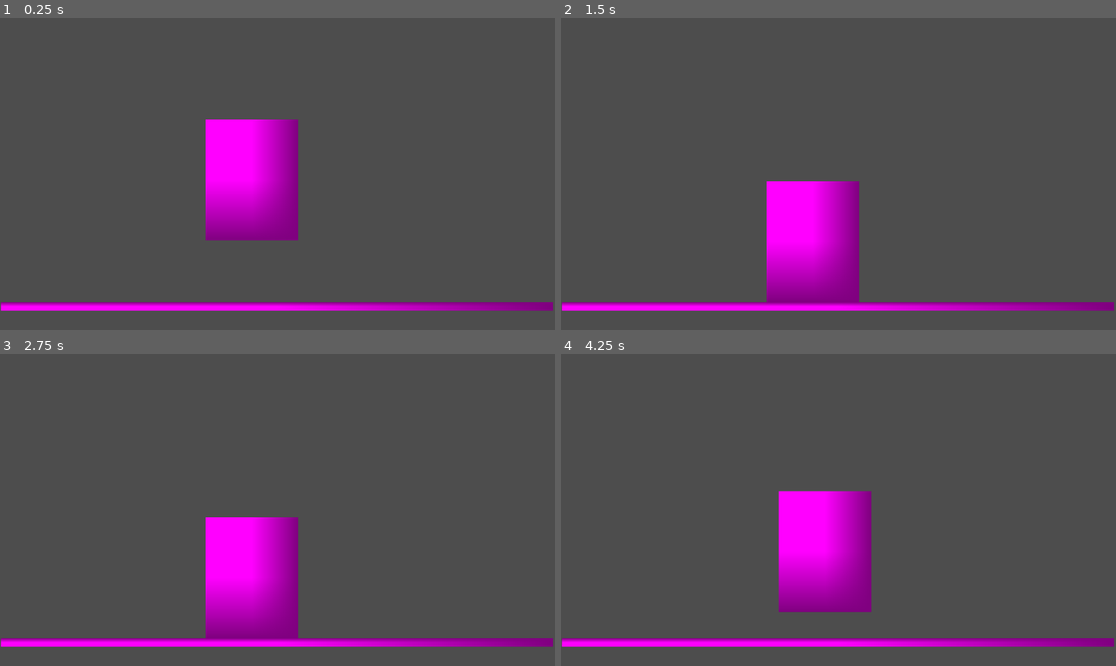
Above: before the commit, frames 1-4 (two rows, left to right).
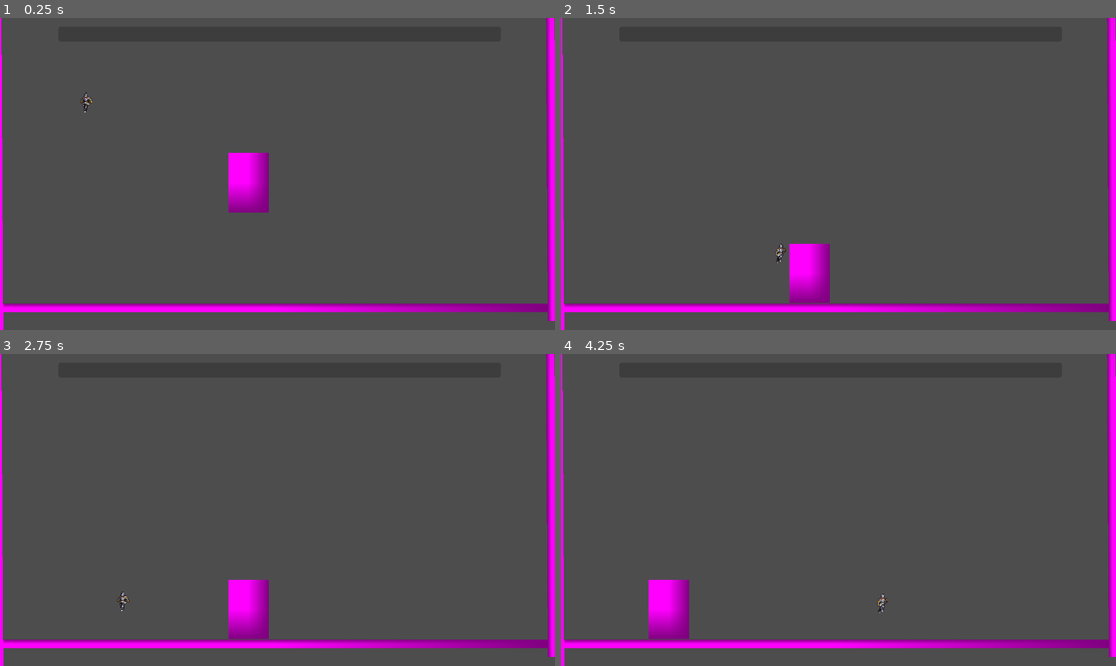
Above: after the commit, the same moments.

Repository: AnirvinyaKolli/SlimeSlayer-gamejam
Game: Godot game, scene res://testing/test_scene.tscn
The game is run twice, just before and just after one commit, with the same random seed, the same clock (stepped at 60 frames per second) and the same inputs.
Inputs:
- Up to frame 1 (0.25 s): no input
- Up to frame 2 (1.5 s): hold D (RIGHT, bound only after the commit) from 0.53 s (still down); tap W (JUMP, bound only after the commit) at 0.6, 0.77, 1.07, 1.35 s
- Up to frame 3 (2.75 s): tap W (JUMP, bound only after the commit) at 1.52, 1.82, 2.1 s; tap Enter at 2 s; release D (RIGHT, bound only after the commit) at 2.03 s; hold A (LEFT, bound only after the commit) from 2.03 s (still down)
- Up to frame 4 (4.25 s): release A (LEFT, bound only after the commit) at 2.78 s; hold D (RIGHT, bound only after the commit) from 2.78 s (still down); tap W (JUMP, bound only after the commit) at 2.85, 3.02, 3.32, 3.6, 3.77, 4.07 s; tap ' (DEBUG) at 4.15 s

The runs differ from the first frame. In frame 1, 9.6% of the frame differs, in the area x 0-100%, y 0-100%; in frame 2, 9.5%; in frame 3, 9.6%; in frame 4, 12%.

Commit message:
base player

Diff:
--- a/slimeslayer/boss_fight_section/boss/abusive_father.tscn
+++ b/slimeslayer/boss_fight_section/boss/abusive_father.tscn
@@ -1,21 +1,51 @@
-[gd_scene load_steps=4 format=3 uid="uid://2f5e016s35bm"]
+[gd_scene load_steps=6 format=3 uid="uid://2f5e016s35bm"]
 
 [ext_resource type="Script" uid="uid://6m02tohl0d2a" path="res://boss_fight_section/boss/boss_controller.gd" id="1_lcskn"]
 
 [sub_resource type="PlaceholderTexture2D" id="PlaceholderTexture2D_ipmmq"]
 
 [sub_resource type="RectangleShape2D" id="RectangleShape2D_lcskn"]
-size = Vector2(109.092, 170.576)
+size = Vector2(47.6562, 84.6006)
+
+[sub_resource type="RectangleShape2D" id="RectangleShape2D_oh0os"]
+size = Vector2(83, 11)
+
+[sub_resource type="RectangleShape2D" id="RectangleShape2D_24g1y"]
+size = Vector2(84, 100.5)
 
 [node name="abusive_father" type="CharacterBody2D"]
 script = ExtResource("1_lcskn")
 
 [node name="Sprite2D" type="Sprite2D" parent="."]
-position = Vector2(9.53674e-07, -2.5)
-scale = Vector2(191.581, 251.524)
+scale = Vector2(84, 123.5)
 texture = SubResource("PlaceholderTexture2D_ipmmq")
 
 [node name="CollisionShape2D" type="CollisionShape2D" parent="."]
-position = Vector2(-0.999996, -2)
 scale = Vector2(1.74164, 1.45389)
 shape = SubResource("RectangleShape2D_lcskn")
+
+[node name="hit_box" type="Area2D" parent="."]
+
+[node name="CollisionShape2D" type="CollisionShape2D" parent="hit_box"]
+position = Vector2(-0.5, 55.5)
+shape = SubResource("RectangleShape2D_oh0os")
+debug_color = Color(0.976573, 0, 0.410822, 0.42)
+
+[node name="hurt_box" type="Area2D" parent="."]
+
+[node name="CollisionShape2D" type="CollisionShape2D" parent="hurt_box"]
+position = Vector2(0, -2)
+shape = SubResource("RectangleShape2D_24g1y")
+debug_color = Color(0.298342, 0.628581, 0, 0.42)
+
+[node name="hop_timer" type="Timer" parent="."]
+wait_time = 3.0
+autostart = true
+
+[node name="wall_check_r" type="RayCast2D" parent="."]
+target_position = Vector2(102, 0)
+
+[node name="wall_check_l" type="RayCast2D" parent="."]
+target_position = Vector2(102, 0)
+
+[connection signal="timeout" from="hop_timer" to="." method="_on_hop_timer_timeout"]
--- /dev/null
+++ b/slimeslayer/boss_fight_section/boss/boss_bar.tscn
@@ -0,0 +1,13 @@
+[gd_scene format=3 uid="uid://c8131u7l80stk"]
+
+[node name="bossbar" type="ProgressBar"]
+anchors_preset = 15
+anchor_right = 1.0
+anchor_bottom = 1.0
+offset_left = 121.0
+offset_top = 21.0
+offset_right = -111.0
+offset_bottom = -599.0
+grow_horizontal = 2
+grow_vertical = 2
+show_percentage = false
--- a/slimeslayer/boss_fight_section/boss/boss_controller.gd
+++ b/slimeslayer/boss_fight_section/boss/boss_controller.gd
@@ -1,16 +1,33 @@
 extends CharacterBody2D
 
+@onready var hop_timer: Timer = $hop_timer
+@onready var wall_check_r: RayCast2D = $wall_check_r
+@onready var wall_check_l: RayCast2D = $wall_check_l
+
+var boss_bar = load("res://boss_fight_section/boss/boss_bar.tscn")
+
 const GRAVITY = 1500
-
 const HOP_HEIGHT = -700
 const HOP_DISTANCE = 500
 
+var player_dir = -1
+
 func _ready() -> void:
-	pass
+	wall_check_l.target_position = Vector2.LEFT * HOP_DISTANCE
+	wall_check_r.target_position = Vector2.RIGHT * HOP_DISTANCE
+
+	await get_tree().process_frame
+	add_boss_bar()
+
+func add_boss_bar():
+	if GameManager.ui_screen:
+		GameManager.ui_screen.add_child(boss_bar.instantiate())
+
 
 func _physics_process(delta: float) -> void:
 	if Input.is_action_just_pressed("DEBUG"):
-		hop(get_direction())
+		pass
+
 
 	apply_gravity(delta)
 	apply_friction()
@@ -30,4 +47,20 @@
 		velocity.x = move_toward(velocity.x,0,200)
 
 func get_direction():
-	return [-1, 1].pick_random()
+
+	if wall_check_l.is_colliding():
+		return 1
+	if wall_check_r.is_colliding():
+		return -1
+
+	var weighted_list = []
+	for i in range(2):
+		weighted_list.append(player_dir)
+	for i in range(1):
+		weighted_list.append(-1*player_dir)
+	return weighted_list.pick_random()
+
+
+func _on_hop_timer_timeout() -> void:
+	if is_on_floor():
+		hop(get_direction())
--- /dev/null
+++ b/slimeslayer/globals/GameManager.gd
@@ -0,0 +1,6 @@
+extends Node
+
+var ui_screen
+
+func define_ui_screen(scene_instance):
+	ui_screen = scene_instance
--- /dev/null
+++ b/slimeslayer/globals/PlayerVars.gd
@@ -0,0 +1,6 @@
+extends Node
+const MAX_HEALTH = 200
+var current_player_health = MAX_HEALTH
+
+func take_damage(dmg):
+	current_player_health -= dmg
--- /dev/null
+++ b/slimeslayer/player/player.tscn
@@ -0,0 +1,234 @@
+[gd_scene load_steps=34 format=3 uid="uid://1m6lhadktmsw"]
+
+[ext_resource type="Script" uid="uid://dtbnplmwvna30" path="res://player/player_controller.gd" id="1_oul6g"]
+[ext_resource type="Texture2D" uid="uid://b2t3ym5j5mr0q" path="res://player/assets/_Fall.png" id="2_qjkh3"]
+[ext_resource type="Texture2D" uid="uid://cirop4lodk8et" path="res://player/assets/_Idle.png" id="3_g6k8r"]
+[ext_resource type="Texture2D" uid="uid://bqxno6xl10ata" path="res://player/assets/_Jump.png" id="4_boad6"]
+[ext_resource type="Texture2D" uid="uid://cijso6wlarbqk" path="res://player/assets/_Run.png" id="5_rgyib"]
+
+[sub_resource type="AtlasTexture" id="AtlasTexture_hg6s5"]
+atlas = ExtResource("2_qjkh3")
+region = Rect2(0, 0, 120, 80)
+
+[sub_resource type="AtlasTexture" id="AtlasTexture_8t03j"]
+atlas = ExtResource("2_qjkh3")
+region = Rect2(120, 0, 120, 80)
+
+[sub_resource type="AtlasTexture" id="AtlasTexture_2ieo8"]
+atlas = ExtResource("2_qjkh3")
+region = Rect2(240, 0, 120, 80)
+
+[sub_resource type="AtlasTexture" id="AtlasTexture_ebec5"]
+atlas = ExtResource("3_g6k8r")
+region = Rect2(0, 0, 120, 80)
+
+[sub_resource type="AtlasTexture" id="AtlasTexture_yllr7"]
+atlas = ExtResource("3_g6k8r")
+region = Rect2(120, 0, 120, 80)
+
+[sub_resource type="AtlasTexture" id="AtlasTexture_kb6p2"]
+atlas = ExtResource("3_g6k8r")
+region = Rect2(240, 0, 120, 80)
+
+[sub_resource type="AtlasTexture" id="AtlasTexture_wodsf"]
+atlas = ExtResource("3_g6k8r")
+region = Rect2(360, 0, 120, 80)
+
+[sub_resource type="AtlasTexture" id="AtlasTexture_32hag"]
+atlas = ExtResource("3_g6k8r")
+region = Rect2(480, 0, 120, 80)
+
+[sub_resource type="AtlasTexture" id="AtlasTexture_tqiix"]
+atlas = ExtResource("3_g6k8r")
+region = Rect2(600, 0, 120, 80)
+
+[sub_resource type="AtlasTexture" id="AtlasTexture_e7oew"]
+atlas = ExtResource("3_g6k8r")
+region = Rect2(720, 0, 120, 80)
+
+[sub_resource type="AtlasTexture" id="AtlasTexture_c35mf"]
+atlas = ExtResource("3_g6k8r")
+region = Rect2(840, 0, 120, 80)
+
+[sub_resource type="AtlasTexture" id="AtlasTexture_65viv"]
+atlas = ExtResource("3_g6k8r")
+region = Rect2(960, 0, 120, 80)
+
+[sub_resource type="AtlasTexture" id="AtlasTexture_x7c3f"]
+atlas = ExtResource("3_g6k8r")
+region = Rect2(1080, 0, 120, 80)
+
+[sub_resource type="AtlasTexture" id="AtlasTexture_bjvpn"]
+atlas = ExtResource("4_boad6")
+region = Rect2(0, 0, 120, 80)
+
+[sub_resource type="AtlasTexture" id="AtlasTexture_s7qer"]
+atlas = ExtResource("4_boad6")
+region = Rect2(120, 0, 120, 80)
+
+[sub_resource type="AtlasTexture" id="AtlasTexture_g4c7l"]
+atlas = ExtResource("4_boad6")
+region = Rect2(240, 0, 120, 80)
+
+[sub_resource type="AtlasTexture" id="AtlasTexture_knn7v"]
+atlas = ExtResource("5_rgyib")
+region = Rect2(0, 0, 120, 80)
+
+[sub_resource type="AtlasTexture" id="AtlasTexture_7pqkx"]
+atlas = ExtResource("5_rgyib")
+region = Rect2(120, 0, 120, 80)
+
+[sub_resource type="AtlasTexture" id="AtlasTexture_uw77l"]
+atlas = ExtResource("5_rgyib")
+region = Rect2(240, 0, 120, 80)
+
+[sub_resource type="AtlasTexture" id="AtlasTexture_rptt4"]
+atlas = ExtResource("5_rgyib")
+region = Rect2(360, 0, 120, 80)
+
+[sub_resource type="AtlasTexture" id="AtlasTexture_r7pn3"]
+atlas = ExtResource("5_rgyib")
+region = Rect2(480, 0, 120, 80)
+
+[sub_resource type="AtlasTexture" id="AtlasTexture_b8hi5"]
+atlas = ExtResource("5_rgyib")
+region = Rect2(600, 0, 120, 80)
+
+[sub_resource type="AtlasTexture" id="AtlasTexture_2uvqg"]
+atlas = ExtResource("5_rgyib")
+region = Rect2(720, 0, 120, 80)
+
+[sub_resource type="AtlasTexture" id="AtlasTexture_1s1yo"]
+atlas = ExtResource("5_rgyib")
+region = Rect2(840, 0, 120, 80)
+
+[sub_resource type="AtlasTexture" id="AtlasTexture_5ejfk"]
+atlas = ExtResource("5_rgyib")
+region = Rect2(960, 0, 120, 80)
+
+[sub_resource type="AtlasTexture" id="AtlasTexture_jd2rm"]
+atlas = ExtResource("5_rgyib")
+region = Rect2(1080, 0, 120, 80)
+
+[sub_resource type="SpriteFrames" id="SpriteFrames_oul6g"]
+animations = [{
+"frames": [],
+"loop": true,
+"name": &"default",
+"speed": 5.0
+}, {
+"frames": [{
+"duration": 1.0,
+"texture": SubResource("AtlasTexture_hg6s5")
+}, {
+"duration": 1.0,
+"texture": SubResource("AtlasTexture_8t03j")
+}, {
+"duration": 1.0,
+"texture": SubResource("AtlasTexture_2ieo8")
+}],
+"loop": false,
+"name": &"fall",
+"speed": 5.0
+}, {
+"frames": [{
+"duration": 1.0,
+"texture": SubResource("AtlasTexture_ebec5")
+}, {
+"duration": 1.0,
+"texture": SubResource("AtlasTexture_yllr7")
+}, {
+"duration": 1.0,
+"texture": SubResource("AtlasTexture_kb6p2")
+}, {
+"duration": 1.0,
+"texture": SubResource("AtlasTexture_wodsf")
+}, {
+"duration": 1.0,
+"texture": SubResource("AtlasTexture_32hag")
+}, {
+"duration": 1.0,
+"texture": SubResource("AtlasTexture_tqiix")
+}, {
+"duration": 1.0,
+"texture": SubResource("AtlasTexture_e7oew")
+}, {
+"duration": 1.0,
+"texture": SubResource("AtlasTexture_c35mf")
+}, {
+"duration": 1.0,
+"texture": SubResource("AtlasTexture_65viv")
+}, {
+"duration": 1.0,
+"texture": SubResource("AtlasTexture_x7c3f")
+}],
+"loop": true,
+"name": &"idle",
+"speed": 5.0
+}, {
+"frames": [{
+"duration": 1.0,
+"texture": SubResource("AtlasTexture_bjvpn")
+}, {
+"duration": 1.0,
+"texture": SubResource("AtlasTexture_s7qer")
+}, {
+"duration": 1.0,
+"texture": SubResource("AtlasTexture_g4c7l")
+}],
+"loop": false,
+"name": &"jump",
+"speed": 5.0
+}, {
+"frames": [{
+"duration": 1.0,
+"texture": SubResource("AtlasTexture_knn7v")
+}, {
+"duration": 1.0,
+"texture": SubResource("AtlasTexture_7pqkx")
+}, {
+"duration": 1.0,
+"texture": SubResource("AtlasTexture_uw77l")
+}, {
+"duration": 1.0,
+"texture": SubResource("AtlasTexture_rptt4")
+}, {
+"duration": 1.0,
+"texture": SubResource("AtlasTexture_r7pn3")
+}, {
+"duration": 1.0,
+"texture": SubResource("AtlasTexture_b8hi5")
+}, {
+"duration": 1.0,
+"texture": SubResource("AtlasTexture_2uvqg")
+}, {
+"duration": 1.0,
+"texture": SubResource("AtlasTexture_1s1yo")
+}, {
+"duration": 1.0,
+"texture": SubResource("AtlasTexture_5ejfk")
+}, {
+"duration": 1.0,
+"texture": SubResource("AtlasTexture_jd2rm")
+}],
+"loop": true,
+"name": &"run",
+"speed": 10.0
+}]
+
+[sub_resource type="CapsuleShape2D" id="CapsuleShape2D_oul6g"]
+radius = 11.0
+height = 40.0
+
+[node name="CharacterBody2D" type="CharacterBody2D"]
+script = ExtResource("1_oul6g")
+
+[node name="Sprite" type="AnimatedSprite2D" parent="."]
+texture_filter = 1
+position = Vector2(-3, -22)
+scale = Vector2(-0.879057, 1.05925)
+sprite_frames = SubResource("SpriteFrames_oul6g")
+animation = &"jump"
+
+[node name="CollisionShape2D" type="CollisionShape2D" parent="."]
+shape = SubResource("CapsuleShape2D_oul6g")
--- /dev/null
+++ b/slimeslayer/player/player_controller.gd
@@ -0,0 +1,62 @@
+extends CharacterBody2D
+
+# Movement constants
+const SPEED = 300.0
+const JUMP_VELOCITY = -400.0
+const GRAVITY = 1000.0
+const MAX_FALL_SPEED = 700.0
+
+enum AnimState { IDLE, RUN, JUMP, FALL }
+var anim_state = AnimState.IDLE
+
+@onready var sprite: AnimatedSprite2D = $Sprite
+
+func _physics_process(delta):
+	var velocity = self.velocity
+
+	if not is_on_floor():
+		velocity.y += GRAVITY * delta
+		velocity.y = min(velocity.y, MAX_FALL_SPEED)
+	else:
+		velocity.y = 0.0
+
+	var direction = Input.get_action_strength("RIGHT") - Input.get_action_strength("LEFT")
+	velocity.x = direction * SPEED
+
+	if Input.is_action_just_pressed("JUMP") and is_on_floor():
+		velocity.y = JUMP_VELOCITY
+
+	self.velocity = velocity
+	move_and_slide()
+
+	if direction != 0:
+		sprite.flip_h = direction > 0
+
+	update_anim_state(velocity, direction)
+
+func update_anim_state(velocity: Vector2, direction: float) -> void:
+	if not is_on_floor():
+		if velocity.y < 0:
+			change_anim_state(AnimState.JUMP)
+		else:
+			change_anim_state(AnimState.FALL)
+	elif direction != 0:
+		change_anim_state(AnimState.RUN)
+	else:
+		change_anim_state(AnimState.IDLE)
+
+func change_anim_state(new_state: int) -> void:
+	if anim_state == new_state:
+		return
+
+	anim_state = new_state
+
+	match anim_state:
+		AnimState.IDLE:
+			sprite.play("idle")
+		AnimState.RUN:
+			sprite.play("run")
+		AnimState.JUMP:
+			sprite.play("jump")
+		AnimState.FALL:
+			sprite.play("fall")
--- a/slimeslayer/project.godot
+++ b/slimeslayer/project.godot
@@ -15,6 +15,15 @@
 config/features=PackedStringArray("4.4", "Forward Plus")
 config/icon="res://icon.svg"
 
+[autoload]
+
+GameManager="*res://globals/GameManager.gd"
+PlayerVars="*res://globals/PlayerVars.gd"
+
+[display]
+
+window/vsync/vsync_mode=0
+
 [input]
 
 DEBUG={
@@ -22,3 +31,18 @@
 "events": [Object(InputEventKey,"resource_local_to_scene":false,"resource_name":"","device":-1,"window_id":0,"alt_press …(191 unchanged characters)…
 ]
 }
+JUMP={
+"deadzone": 0.2,
+"events": [Object(InputEventKey,"resource_local_to_scene":false,"resource_name":"","device":-1,"window_id":0,"alt_pressed":false,"shift_pressed":false,"ctrl_pressed":false,"meta_pressed":false,"pressed":false,"keycode":0,"physical_keycode":87,"key_label":0,"unicode":119,"location":0,"echo":false,"script":null)
+]
+}
+LEFT={
+"deadzone": 0.2,
+"events": [Object(InputEventKey,"resource_local_to_scene":false,"resource_name":"","device":-1,"window_id":0,"alt_pressed":false,"shift_pressed":false,"ctrl_pressed":false,"meta_pressed":false,"pressed":false,"keycode":0,"physical_keycode":65,"key_label":0,"unicode":97,"location":0,"echo":false,"script":null)
+]
+}
+RIGHT={
+"deadzone": 0.2,
+"events": [Object(InputEventKey,"resource_local_to_scene":false,"resource_name":"","device":-1,"window_id":0,"alt_pressed":false,"shift_pressed":false,"ctrl_pressed":false,"meta_pressed":false,"pressed":false,"keycode":0,"physical_keycode":68,"key_label":0,"unicode":100,"location":0,"echo":false,"script":null)
+]
+}
--- /dev/null
+++ b/slimeslayer/testing/camera_2d.gd
@@ -0,0 +1 @@
+extends Camera2D
--- /dev/null
+++ b/slimeslayer/testing/camera_2d.tscn
@@ -0,0 +1,16 @@
+[gd_scene load_steps=3 format=3 uid="uid://eb6j5fnhpwct"]
+
+[ext_resource type="Script" uid="uid://dknw6err7j2bj" path="res://testing/camera_2d.gd" id="1_n0rl5"]
+[ext_resource type="Script" uid="uid://crjl0bdphqu7b" path="res://testing/control.gd" id="2_qx2qm"]
+
+[node name="Camera2D" type="Camera2D"]
+script = ExtResource("1_n0rl5")
+
+[node name="Control" type="Control" parent="."]
+layout_mode = 3
+anchors_preset = 0
+offset_left = -576.0
+offset_top = -327.0
+offset_right = 575.0
+offset_bottom = 324.0
+script = ExtResource("2_qx2qm")
--- /dev/null
+++ b/slimeslayer/testing/control.gd
@@ -0,0 +1,5 @@
+extends Control
+
+
+func _ready() -> void:
+	GameManager.define_ui_screen(self)
--- /dev/null
+++ b/slimeslayer/testing/test_scene.gd
@@ -0,0 +1 @@
+extends Node2D
--- a/slimeslayer/testing/test_scene.tscn
+++ b/slimeslayer/testing/test_scene.tscn
@@ -1,6 +1,9 @@
-[gd_scene load_steps=4 format=3 uid="uid://bbk7daablcmhs"]
+[gd_scene load_steps=7 format=3 uid="uid://bbk7daablcmhs"]
 
 [ext_resource type="PackedScene" uid="uid://2f5e016s35bm" path="res://boss_fight_section/boss/abusive_father.tscn" id="1_gfo2m"]
+[ext_resource type="Script" uid="uid://gbnm36v7qtxb" path="res://testing/test_scene.gd" id="1_qd2h8"]
+[ext_resource type="PackedScene" uid="uid://eb6j5fnhpwct" path="res://testing/camera_2d.tscn" id="3_xraay"]
+[ext_resource type="PackedScene" uid="uid://1m6lhadktmsw" path="res://player/player.tscn" id="4_q3vq8"]
 
 [sub_resource type="PlaceholderTexture2D" id="PlaceholderTexture2D_rc4ay"]
 
@@ -8,6 +11,7 @@
 size = Vector2(1158, 20)
 
 [node name="Node2D" type="Node2D"]
+script = ExtResource("1_qd2h8")
 
 [node name="StaticBody2D" type="StaticBody2D" parent="."]
 
@@ -20,5 +24,37 @@
 position = Vector2(574, 599)
 shape = SubResource("RectangleShape2D_gfo2m")
 
+[node name="StaticBody2D2" type="StaticBody2D" parent="."]
+position = Vector2(554, 631)
+rotation = -1.57658
+
+[node name="Sprite2D" type="Sprite2D" parent="StaticBody2D2"]
+position = Vector2(575, 599)
+scale = Vector2(1146.05, -17.7655)
+texture = SubResource("PlaceholderTexture2D_rc4ay")
+
+[node name="CollisionShape2D" type="CollisionShape2D" parent="StaticBody2D2"]
+position = Vector2(574, 599)
+shape = SubResource("RectangleShape2D_gfo2m")
+
+[node name="StaticBody2D3" type="StaticBody2D" parent="."]
+position = Vector2(-594, 659)
+rotation = -1.57658
+
+[node name="Sprite2D" type="Sprite2D" parent="StaticBody2D3"]
+position = Vector2(575, 599)
+scale = Vector2(1146.05, -17.7655)
+texture = SubResource("PlaceholderTexture2D_rc4ay")
+
+[node name="CollisionShape2D" type="CollisionShape2D" parent="StaticBody2D3"]
+position = Vector2(574, 599)
+shape = SubResource("RectangleShape2D_gfo2m")
+
 [node name="abusive_father" parent="." instance=ExtResource("1_gfo2m")]
 position = Vector2(523, 289)
+
+[node name="Camera2D" parent="." instance=ExtResource("3_xraay")]
+position = Vector2(583, 321)
+
+[node name="CharacterBody2D" parent="." instance=ExtResource("4_q3vq8")]
+position = Vector2(184, 139)
Not shown, added: slimeslayer/globals/GameManager.gd.uid
Not shown, added: slimeslayer/globals/PlayerVars.gd.uid
Binary file added: slimeslayer/player/assets/_Fall.png
Not shown, added: slimeslayer/player/assets/_Fall.png.import
Binary file added: slimeslayer/player/assets/_Idle.png
Not shown, added: slimeslayer/player/assets/_Idle.png.import
Binary file added: slimeslayer/player/assets/_Jump.png
Not shown, added: slimeslayer/player/assets/_Jump.png.import
Binary file added: slimeslayer/player/assets/_Run.png
Not shown, added: slimeslayer/player/assets/_Run.png.import
Not shown, added: slimeslayer/player/player_controller.gd.uid
Not shown, added: slimeslayer/testing/camera_2d.gd.uid
(and 2 more such lines)
